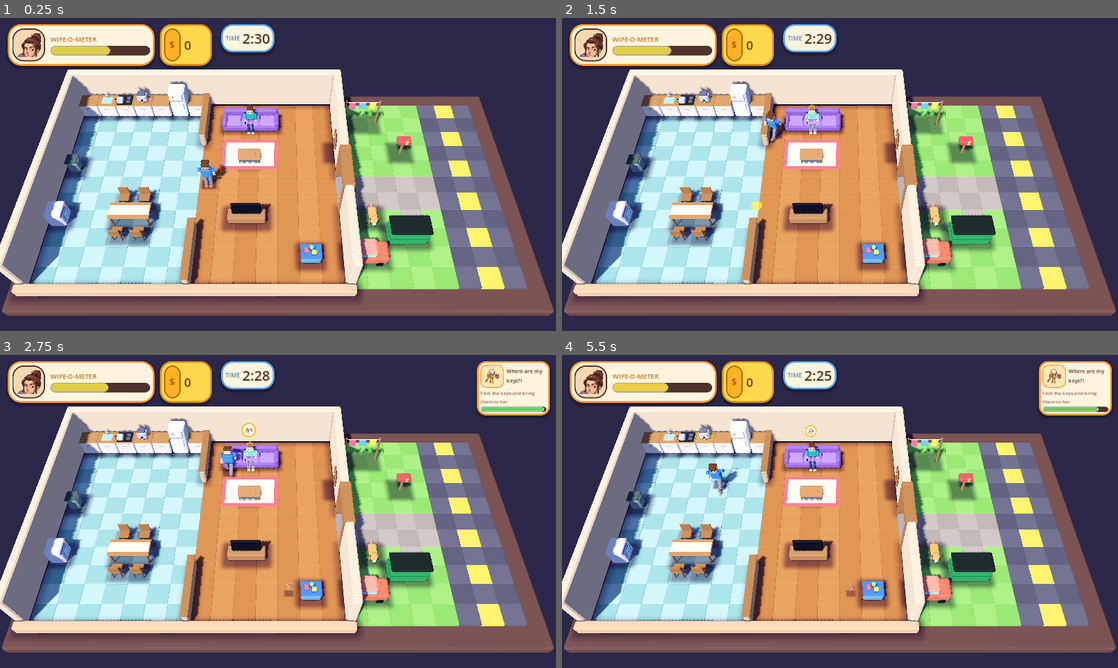
Above: before the commit, frames 1-4 (two rows, left to right).
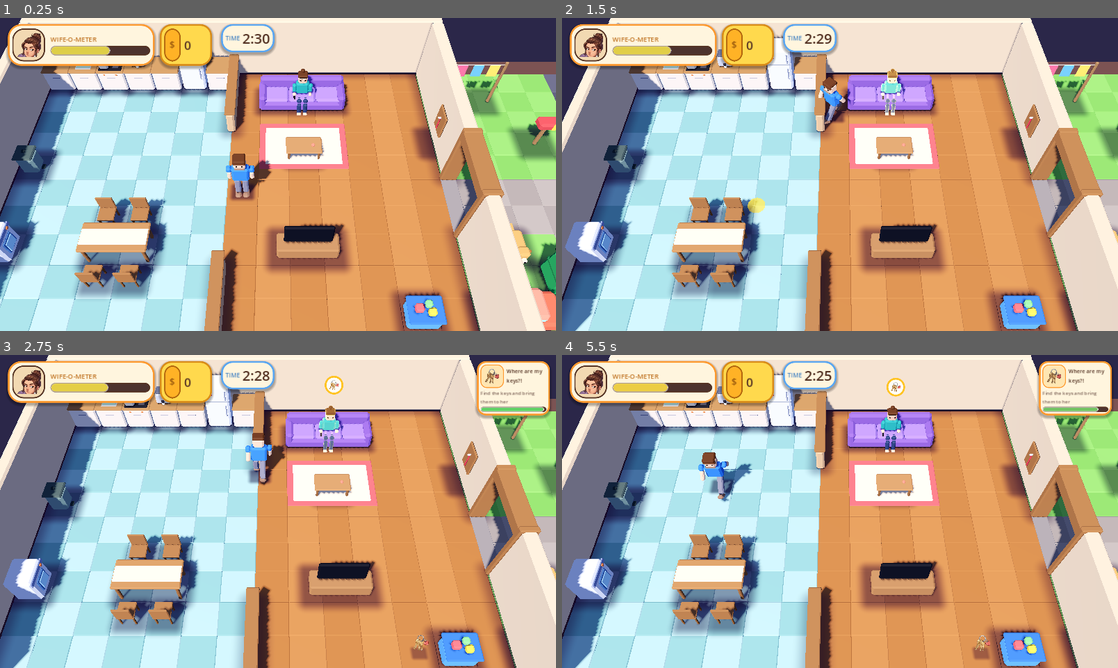
Above: after the commit, the same moments.

Repository: agever46/make-my-wife-happy
Game: Godot game, scene res://scenes/Main.tscn
Same seed, same stepped clock (60 frames per second), same inputs: the game is played once before the commit and once after it.
Inputs (mouse positions are in pixels of both pictures, inside the frame that each line leads up to):
- Up to frame 1 (0.25 s): no input
- Up to frame 2 (1.5 s): tap Enter (ui_accept) at 0.5, 0.77 s; move the mouse to (962, 158) at 0.52 s; hold Up 0.53-1.25 s; tap Tab at 0.6 s; click (962, 158) at 0.67 s; drag from (728, 190) to (812, 237) at 1.27 s
- Up to frame 3 (2.75 s): move the mouse to (333, 442) at 2.02 s; hold Up from 2.03 s (still down); tap Tab at 2.1 s; click (333, 442) at 2.17 s
- Up to frame 4 (5.5 s): release Up at 2.75 s; drag from (812, 574) to (673, 464) at 2.77 s; move the mouse to (1006, 558) at 3.52 s; hold A 3.53-4.25 s; tap Tab at 3.6, 5.1 s; click (1006, 558) at 3.67 s; tap Enter (ui_accept) at 3.77 s; drag from (673, 464) to (756, 433) at 4.27 s; move the mouse to (867, 511) at 5.02 s; hold Down from 5.03 s (still down); click (867, 511) at 5.17 s

The runs differ from the first frame. In frame 1, 83% of the frame differs, in the area x 0-100%, y 0-100%; in frame 2, 82%; in frame 3, 82%; in frame 4, 82%.

Commit message:
Camera: follow the player, closer default, mouse-wheel zoom
Co-Authored-By: Claude Sonnet 5.5 <noreply@anthropic.com>
Claude-Session: https://claude.ai/code/session_01SXfByWc8NK5QQaB41RXzCE

Diff:
--- a/scripts/autoload/DebugConsole.gd
+++ b/scripts/autoload/DebugConsole.gd
@@ -24,6 +24,7 @@
 	"tp": "tp <station id>  or  tp <x> <z>  - teleport player 1 (see station ids in HouseLayout.gd, e.g. stove kid_a kid_b coffee_machine fridge sink washing_machine trash_can dumpster wife mailbox dog car clothesline leash_hook stain)",
 	"give": "give <item>  - put an item in player 1's hands (coffee coffee_milk trash_bag keys laundry mail leash grocery_bag sponge remote ingredients dinner_plate water ketchup cookie toy)",
 	"speed": "speed <m/s>  - player 1 walking speed (default 5.4)",
+	"zoom": "zoom <8-25>  - camera distance (smaller = closer; mouse wheel or + / - also work)",
 	"timescale": "timescale <x>  - game speed (1 = normal)",
 	"close": "close  - close the console",
 }
@@ -200,6 +201,7 @@
 		"tp": _cmd_tp(args)
 		"give": _cmd_give(args)
 		"speed": _cmd_speed(args)
+		"zoom": _cmd_zoom(args)
 		"timescale": _cmd_timescale(args)
 		"close": close()
 		_: _error("Unknown command '%s'. Type help." % cmd)
@@ -332,6 +334,15 @@
 	_print("speed = %.1f m/s" % player.max_speed)
 
 
+func _cmd_zoom(args: PackedStringArray) -> void:
+	var rig := get_tree().current_scene.find_child("CameraRig", true, false) as CameraRig
+	if rig == null or args.size() < 1 or not args[0].is_valid_float():
+		_error("usage: zoom <8-25>")
+		return
+	rig.set_distance(args[0].to_float())
+	_print("camera distance = %.1f" % args[0].to_float())
+
+
 func _cmd_timescale(args: PackedStringArray) -> void:
 	if args.size() < 1 or not args[0].is_valid_float():
 		_error("usage: timescale <x>")
--- a/scripts/world3d/CameraRig.gd
+++ b/scripts/world3d/CameraRig.gd
@@ -1,21 +1,116 @@
 class_name CameraRig
 extends Node3D
-## Fixed, angled camera for the diorama look (like Overcooked): looks at `target` from the south, tilted down.
+## Angled camera for the diorama look (like Overcooked). It follows player 1 smoothly and stays inside the map,
+## so the husband and the stations around him are big enough to see.
+## Zoom: mouse wheel, or + / - keys. The zoom level is remembered between runs.
 
-@export var target := Vector3(11.0, 0.0, 4.9)
+const SETTINGS_PATH := "user://settings.cfg"
+
+@export var target := Vector3(11.0, 0.0, 5.0)
 @export_range(30.0, 75.0) var pitch_degrees: float = 55.0
-@export var distance: float = 23.5
 @export_range(20.0, 70.0) var fov: float = 38.0
+@export var min_distance: float = 8.0
+@export var max_distance: float = 25.0
+@export var default_distance: float = 15.0
+## How quickly the camera catches up with the player (higher = tighter).
+@export var follow_speed: float = 5.0
+@export var zoom_step: float = 1.5
+## Metres of the map edge allowed to show beyond the map (so the walls are not cut off exactly at the border).
+@export var edge_margin: float = 1.5
+## The camera looks this many metres north of the player, so the back row (counters, fridge, couch) stays below the HUD.
+@export var look_ahead_north: float = 1.6
 
 var camera: Camera3D
+var distance: float = 15.0
+var _distance_goal: float = 15.0
+var _focus := Vector3(11.0, 0.0, 5.0)
 
 
 func _ready() -> void:
+	process_mode = Node.PROCESS_MODE_ALWAYS # keep following / zooming while the console or pause is open
+	distance = _load_distance()
+	_distance_goal = distance
 	camera = Camera3D.new()
 	camera.name = "Camera3D"
 	camera.fov = fov
 	camera.current = true
 	add_child(camera)
+	_focus = _clamped_focus(_player_position() - Vector3(0.0, 0.0, look_ahead_north), distance)
+	_apply()
+
+
+func _unhandled_input(event: InputEvent) -> void:
+	if event is InputEventMouseButton and event.pressed:
+		if event.button_index == MOUSE_BUTTON_WHEEL_UP:
+			_zoom(-zoom_step)
+		elif event.button_index == MOUSE_BUTTON_WHEEL_DOWN:
+			_zoom(zoom_step)
+	elif event is InputEventKey and event.pressed and not event.echo:
+		if event.keycode in [KEY_EQUAL, KEY_PLUS, KEY_KP_ADD]:
+			_zoom(-zoom_step)
+		elif event.keycode in [KEY_MINUS, KEY_KP_SUBTRACT]:
+			_zoom(zoom_step)
+
+
+func set_distance(value: float) -> void:
+	_distance_goal = clampf(value, min_distance, max_distance)
+	_save_distance()
+
+
+func _zoom(amount: float) -> void:
+	set_distance(_distance_goal + amount)
+
+
+func _process(delta: float) -> void:
+	distance = lerpf(distance, _distance_goal, 1.0 - exp(-10.0 * delta))
+	var wanted := _clamped_focus(_player_position() - Vector3(0.0, 0.0, look_ahead_north), distance)
+	_focus = _focus.lerp(wanted, 1.0 - exp(-follow_speed * delta))
+	_apply()
+
+
+func _apply() -> void:
 	var pitch := deg_to_rad(pitch_degrees)
-	camera.position = target + Vector3(0.0, sin(pitch), cos(pitch)) * distance
+	camera.position = _focus + Vector3(0.0, sin(pitch), cos(pitch)) * distance
 	camera.rotation = Vector3(-pitch, 0.0, 0.0)
+
+
+func _player_position() -> Vector3:
+	var player := get_tree().get_first_node_in_group("players") as Node3D
+	return player.global_position if player != null else target
+
+
+## Keeps the view inside the map: half the visible width / depth is subtracted from the map edges.
+func _clamped_focus(wanted: Vector3, dist: float) -> Vector3:
+	var view := get_viewport().get_visible_rect().size
+	var aspect := view.x / maxf(view.y, 1.0)
+	var half_h := tan(deg_to_rad(fov * 0.5)) * dist
+	var half_w := half_h * aspect
+	var half_depth := half_h / sin(deg_to_rad(pitch_degrees))
+	var map_w := float(String(HouseLayout.MAP[0]).length())
+	var map_d := float(HouseLayout.MAP.size())
+	return Vector3(
+		_clamp_axis(wanted.x, half_w, map_w),
+		0.0,
+		_clamp_axis(wanted.z, half_depth, map_d))
+
+
+func _clamp_axis(value: float, half_view: float, map_size: float) -> float:
+	var lo := half_view - edge_margin
+	var hi := map_size - half_view + edge_margin
+	if lo > hi:
+		return map_size * 0.5 # the whole map fits: keep it centred
+	return clampf(value, lo, hi)
+
+
+func _load_distance() -> float:
+	var cfg := ConfigFile.new()
+	if cfg.load(SETTINGS_PATH) == OK:
+		return clampf(float(cfg.get_value("camera", "distance", default_distance)), min_distance, max_distance)
+	return default_distance
+
+
+func _save_distance() -> void:
+	var cfg := ConfigFile.new()
+	cfg.load(SETTINGS_PATH) # keep other settings (e.g. audio) if the file exists
+	cfg.set_value("camera", "distance", _distance_goal)
+	cfg.save(SETTINGS_PATH)
Not shown, changed: docs/CONTROLS.md
Not shown, changed: docs/DEBUG.md
